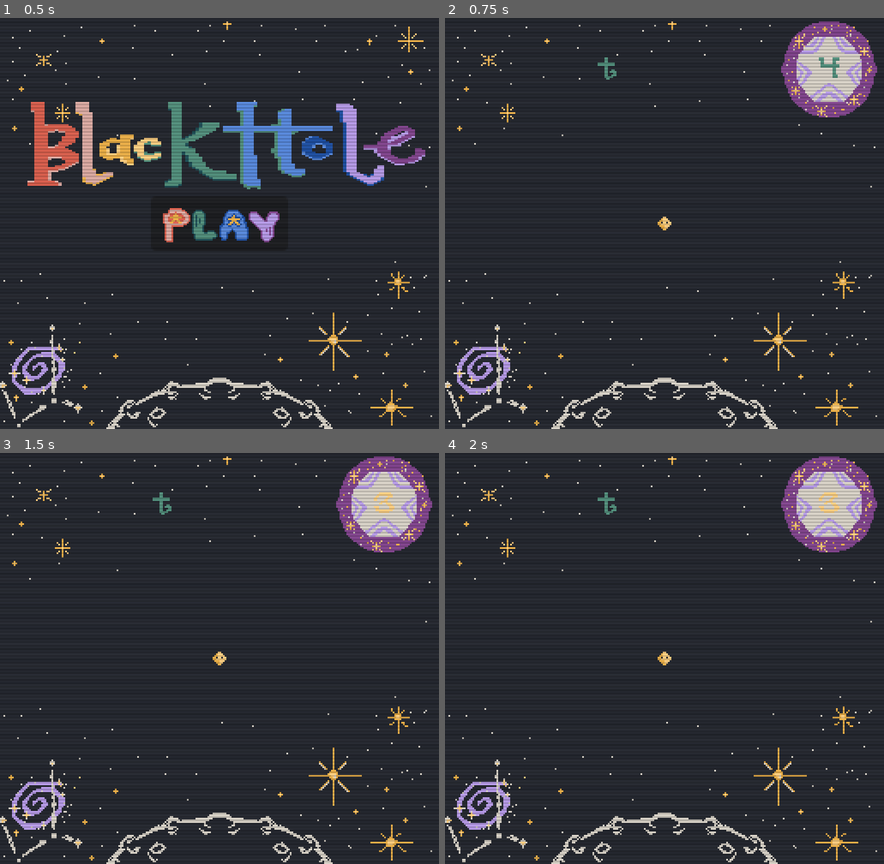
Above: before the commit, frames 1-4 (two rows, left to right).
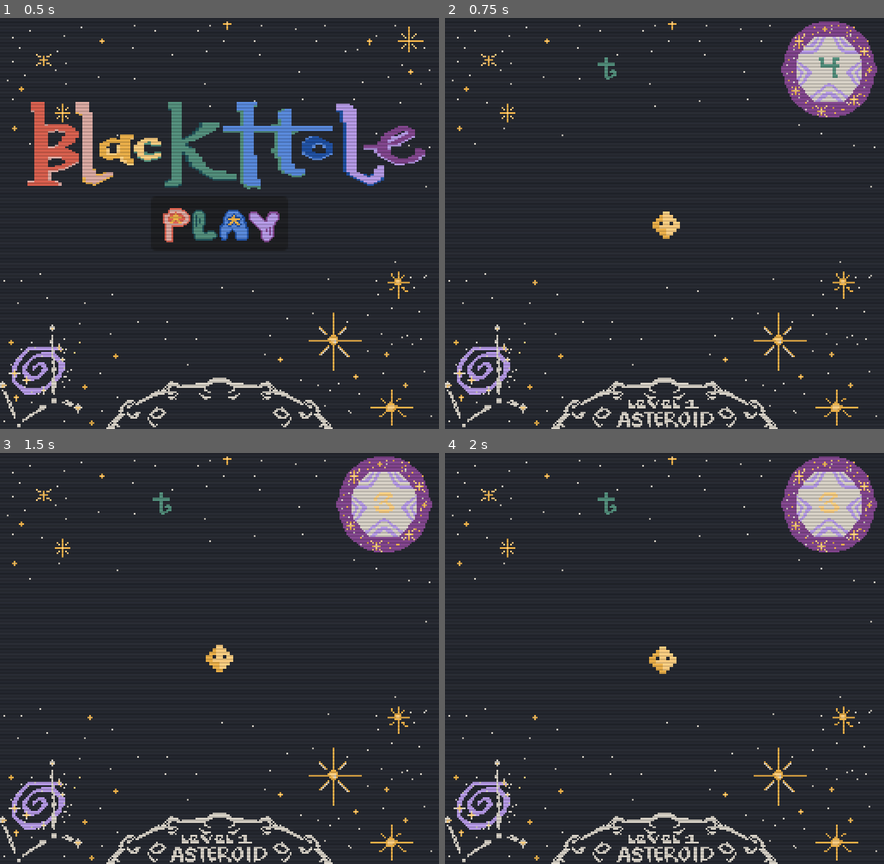
Above: after the commit, the same moments.

Repository: sym-z/melon-jam-24
Game: Godot game, scene res://scenes/main_menu.tscn
The game is run twice, just before and just after one commit, with the same random seed, the same clock (stepped at 60 frames per second) and the same inputs.
Inputs (mouse positions are in pixels of both pictures, inside the frame that each line leads up to):
- Up to frame 1 (0.5 s): no input
- Up to frame 2 (0.75 s): click (664, 223) at 0.5 s
- Up to frame 3 (1.5 s): tap Enter at 1.25 s
- Up to frame 4 (2 s): no input

Frame 1 is identical in both runs. In frame 2, 0.7% of the frame differs, in the area x 19-62%, y 47-100%; in frame 3, 0.8%; in frame 4, 0.8%.

Commit message:
shader work

Diff:
--- a/melon-jam/scenes/game_won.tscn
+++ b/melon-jam/scenes/game_won.tscn
@@ -20,7 +20,7 @@
 grow_vertical = 2
 script = ExtResource("1_66h5x")
 scoreText = NodePath("VBoxContainer/Score Text")
-mistakesText = NodePath("VBoxContainer/Score Text")
+mistakesText = NodePath("VBoxContainer/Mistakes Text")
 
 [node name="TextureRect" type="TextureRect" parent="."]
 use_parent_material = true
--- a/melon-jam/scenes/mass.tscn
+++ b/melon-jam/scenes/mass.tscn
@@ -69,7 +69,6 @@
 
 [node name="Mass" type="Node2D" node_paths=PackedStringArray("sprite", "shape")]
 use_parent_material = true
-scale = Vector2(0.5, 0.5)
 script = ExtResource("1_35tdq")
 sprite = NodePath("AnimatedSprite2D")
 shape = NodePath("Area2D/CollisionShape2D")
--- a/melon-jam/scenes/player.tscn
+++ b/melon-jam/scenes/player.tscn
@@ -1,7 +1,9 @@
-[gd_scene load_steps=19 format=3 uid="uid://do4ad7d6xmg37"]
+[gd_scene load_steps=21 format=3 uid="uid://do4ad7d6xmg37"]
 
 [ext_resource type="Script" path="res://scripts/player.gd" id="1_r5oyr"]
+[ext_resource type="Material" uid="uid://dy7tcheftph1l" path="res://shaders/playerMaterial.tres" id="1_sbqdw"]
 [ext_resource type="Texture2D" uid="uid://ddsotgx3i26kn" path="res://sprites/stardust.png" id="1_thhjq"]
+[ext_resource type="Shader" path="res://shaders/crt-wiggle.gdshader" id="2_fku7x"]
 [ext_resource type="Texture2D" uid="uid://imeme21oiue5" path="res://sprites/asteroid.png" id="2_lipo3"]
 [ext_resource type="Texture2D" uid="uid://brew2swdmbtc0" path="res://sprites/moon.png" id="3_jx7ux"]
 [ext_resource type="Texture2D" uid="uid://dwmqawwhmpeeq" path="res://sprites/pluto.png" id="5_hwauj"]
@@ -18,6 +20,7 @@
 [ext_resource type="Texture2D" uid="uid://ymfgy07evs7r" path="res://sprites/blackhole.png" id="15_x5y2a"]
 
 [sub_resource type="ShaderMaterial" id="ShaderMaterial_koinw"]
+shader = ExtResource("2_fku7x")
 
 [sub_resource type="SpriteFrames" id="SpriteFrames_aqjtg"]
 animations = [{
@@ -70,6 +73,7 @@
 }]
 
 [node name="Player" type="Node2D" node_paths=PackedStringArray("sprite", "shape", "area")]
+material = ExtResource("1_sbqdw")
 script = ExtResource("1_r5oyr")
 sprite = NodePath("AnimatedSprite2D")
 shape = NodePath("Area2D/CollisionShape2D")
@@ -77,7 +81,7 @@
 
 [node name="AnimatedSprite2D" type="AnimatedSprite2D" parent="."]
 material = SubResource("ShaderMaterial_koinw")
-use_parent_material = true
+scale = Vector2(2, 2)
 sprite_frames = SubResource("SpriteFrames_aqjtg")
 frame = 1
 
--- /dev/null
+++ b/melon-jam/scenes/shader-test.tscn
@@ -0,0 +1,71 @@
+[gd_scene load_steps=17 format=3 uid="uid://0m2ev0spar1n"]
+
+[ext_resource type="Material" uid="uid://dy7tcheftph1l" path="res://shaders/playerMaterial.tres" id="1_tnfrr"]
+[ext_resource type="Texture2D" uid="uid://imeme21oiue5" path="res://sprites/asteroid.png" id="2_53bqd"]
+[ext_resource type="Texture2D" uid="uid://ymfgy07evs7r" path="res://sprites/blackhole.png" id="3_k2u1d"]
+[ext_resource type="Texture2D" uid="uid://curwqoyyp2mlo" path="res://sprites/earth.png" id="4_a34v6"]
+[ext_resource type="Texture2D" uid="uid://bwpc3qkv6v0x2" path="res://sprites/jupiter.png" id="5_ejoe7"]
+[ext_resource type="Texture2D" uid="uid://cuf8yjaipa7pv" path="res://sprites/mars.png" id="6_jiwj8"]
+[ext_resource type="Texture2D" uid="uid://vvo4f48xjpnq" path="res://sprites/mercury.png" id="7_ii84a"]
+[ext_resource type="Texture2D" uid="uid://brew2swdmbtc0" path="res://sprites/moon.png" id="8_pd3ln"]
+[ext_resource type="Texture2D" uid="uid://s4cxr3udx4xi" path="res://sprites/neptune.png" id="9_55ov7"]
+[ext_resource type="Texture2D" uid="uid://dwmqawwhmpeeq" path="res://sprites/pluto.png" id="10_iunau"]
+[ext_resource type="Texture2D" uid="uid://d23d1s1ukggx" path="res://sprites/saturn.png" id="11_xt3si"]
+[ext_resource type="Texture2D" uid="uid://ddsotgx3i26kn" path="res://sprites/stardust.png" id="12_mvqt3"]
+[ext_resource type="Texture2D" uid="uid://doh2x1rcq7vry" path="res://sprites/sun.png" id="13_01y4u"]
+[ext_resource type="Texture2D" uid="uid://n2smdxbyf14y" path="res://sprites/uranus.png" id="14_maymu"]
+[ext_resource type="Texture2D" uid="uid://clhd8qrow2py7" path="res://sprites/venus.png" id="15_4n14b"]
+
+[sub_resource type="SpriteFrames" id="SpriteFrames_phpny"]
+animations = [{
+"frames": [{
+"duration": 1.0,
+"texture": ExtResource("2_53bqd")
+}, {
+"duration": 1.0,
+"texture": ExtResource("3_k2u1d")
+}, {
+"duration": 1.0,
+"texture": ExtResource("4_a34v6")
+}, {
+"duration": 1.0,
+"texture": ExtResource("5_ejoe7")
+}, {
+"duration": 1.0,
+"texture": ExtResource("6_jiwj8")
+}, {
+"duration": 1.0,
+"texture": ExtResource("7_ii84a")
+}, {
+"duration": 1.0,
+"texture": ExtResource("8_pd3ln")
+}, {
+"duration": 1.0,
+"texture": ExtResource("9_55ov7")
+}, {
+"duration": 1.0,
+"texture": ExtResource("10_iunau")
+}, {
+"duration": 1.0,
+"texture": ExtResource("11_xt3si")
+}, {
+"duration": 1.0,
+"texture": ExtResource("12_mvqt3")
+}, {
+"duration": 1.0,
+"texture": ExtResource("13_01y4u")
+}, {
+"duration": 1.0,
+"texture": ExtResource("14_maymu")
+}, {
+"duration": 1.0,
+"texture": ExtResource("15_4n14b")
+}],
+"loop": true,
+"name": &"default",
+"speed": 5.0
+}]
+
+[node name="Anim Sprit" type="AnimatedSprite2D"]
+material = ExtResource("1_tnfrr")
+sprite_frames = SubResource("SpriteFrames_phpny")
--- a/melon-jam/scenes/typing.tscn
+++ b/melon-jam/scenes/typing.tscn
@@ -1,11 +1,14 @@
-[gd_scene load_steps=12 format=3 uid="uid://d26xtoi1mi5r7"]
+[gd_scene load_steps=30 format=3 uid="uid://d26xtoi1mi5r7"]
 
 [ext_resource type="Script" path="res://scripts/typing.gd" id="1_7fg4x"]
 [ext_resource type="Texture2D" uid="uid://djrloiynnrhvq" path="res://sprites/maintitlebackground.png" id="3_mrnyc"]
 [ext_resource type="PackedScene" uid="uid://do4ad7d6xmg37" path="res://scenes/player.tscn" id="4_mwn3l"]
+[ext_resource type="Shader" path="res://shaders/crt-wiggle.gdshader" id="5_0osbp"]
 [ext_resource type="Shader" path="res://shaders/crt.gdshader" id="6_f1k2r"]
 [ext_resource type="Texture2D" uid="uid://ysw0xiqt33ic" path="res://sprites/timer-remodel.png" id="6_ugwpl"]
 [ext_resource type="FontFile" uid="uid://bn2t1ab8msu7s" path="res://fonts/font.png" id="7_cp658"]
+[ext_resource type="Material" uid="uid://b6aswbdwmdae" path="res://shaders/LevelLabelShader.tres" id="8_ws780"]
+[ext_resource type="Texture2D" uid="uid://c8rubfsscgiia" path="res://sprites/level-labels.png" id="9_ea7f4"]
 
 [sub_resource type="ShaderMaterial" id="ShaderMaterial_at7qc"]
 shader = ExtResource("6_f1k2r")
@@ -21,6 +24,108 @@
 
 [sub_resource type="RectangleShape2D" id="RectangleShape2D_8ea6j"]
 size = Vector2(218, 48)
+
+[sub_resource type="ShaderMaterial" id="ShaderMaterial_3en3d"]
+shader = ExtResource("5_0osbp")
+
+[sub_resource type="AtlasTexture" id="AtlasTexture_dding"]
+atlas = ExtResource("9_ea7f4")
+region = Rect2(0, 0, 60, 16)
+
+[sub_resource type="AtlasTexture" id="AtlasTexture_n36xe"]
+atlas = ExtResource("9_ea7f4")
+region = Rect2(60, 0, 60, 16)
+
+[sub_resource type="AtlasTexture" id="AtlasTexture_f4it0"]
+atlas = ExtResource("9_ea7f4")
+region = Rect2(120, 0, 60, 16)
+
+[sub_resource type="AtlasTexture" id="AtlasTexture_qojmx"]
+atlas = ExtResource("9_ea7f4")
+region = Rect2(180, 0, 60, 16)
+
+[sub_resource type="AtlasTexture" id="AtlasTexture_thp1o"]
+atlas = ExtResource("9_ea7f4")
+region = Rect2(240, 0, 60, 16)
+
+[sub_resource type="AtlasTexture" id="AtlasTexture_hxfc3"]
+atlas = ExtResource("9_ea7f4")
+region = Rect2(300, 0, 60, 16)
+
+[sub_resource type="AtlasTexture" id="AtlasTexture_683ml"]
+atlas = ExtResource("9_ea7f4")
+region = Rect2(360, 0, 60, 16)
+
+[sub_resource type="AtlasTexture" id="AtlasTexture_wvcpt"]
+atlas = ExtResource("9_ea7f4")
+region = Rect2(420, 0, 60, 16)
+
+[sub_resource type="AtlasTexture" id="AtlasTexture_xwev3"]
+atlas = ExtResource("9_ea7f4")
+region = Rect2(480, 0, 60, 16)
+
+[sub_resource type="AtlasTexture" id="AtlasTexture_aq2c4"]
+atlas = ExtResource("9_ea7f4")
+region = Rect2(540, 0, 60, 16)
+
+[sub_resource type="AtlasTexture" id="AtlasTexture_w44jd"]
+atlas = ExtResource("9_ea7f4")
+region = Rect2(600, 0, 60, 16)
+
+[sub_resource type="AtlasTexture" id="AtlasTexture_ijur6"]
+atlas = ExtResource("9_ea7f4")
+region = Rect2(660, 0, 60, 16)
+
+[sub_resource type="AtlasTexture" id="AtlasTexture_msjf3"]
+atlas = ExtResource("9_ea7f4")
+region = Rect2(720, 0, 60, 16)
+
+[sub_resource type="SpriteFrames" id="SpriteFrames_fncjp"]
+animations = [{
+"frames": [{
+"duration": 1.0,
+"texture": SubResource("AtlasTexture_dding")
+}, {
+"duration": 1.0,
+"texture": SubResource("AtlasTexture_n36xe")
+}, {
+"duration": 1.0,
+"texture": SubResource("AtlasTexture_f4it0")
+}, {
+"duration": 1.0,
+"texture": SubResource("AtlasTexture_qojmx")
+}, {
+"duration": 1.0,
+"texture": SubResource("AtlasTexture_thp1o")
+}, {
+"duration": 1.0,
+"texture": SubResource("AtlasTexture_hxfc3")
+}, {
+"duration": 1.0,
+"texture": SubResource("AtlasTexture_683ml")
+}, {
+"duration": 1.0,
+"texture": SubResource("AtlasTexture_wvcpt")
+}, {
+"duration": 1.0,
+"texture": SubResource("AtlasTexture_xwev3")
+}, {
+"duration": 1.0,
+"texture": SubResource("AtlasTexture_aq2c4")
+}, {
+"duration": 1.0,
+"texture": SubResource("AtlasTexture_w44jd")
+}, {
+"duration": 1.0,
+"texture": SubResource("AtlasTexture_ijur6")
+}, {
+"duration": 1.0,
+"texture": SubResource("AtlasTexture_msjf3")
+}],
+"loop": true,
+"name": &"default",
+"speed": 5.0
+}]
 
 [node name="Typing" type="Node2D" node_paths=PackedStringArray("player", "massParent", "uiParent", "wordContainer", "timerLabel", "timerOverlay", "westSpawnZone", "northSpawnZone", "eastSpawnZone", "southSpawnZone", "wordLabel", "timer", "timeLabel")]
 material = SubResource("ShaderMaterial_at7qc")
@@ -88,7 +193,7 @@
 shape = SubResource("RectangleShape2D_8ea6j")
 
 [node name="Player" parent="." instance=ExtResource("4_mwn3l")]
-use_parent_material = true
+material = SubResource("ShaderMaterial_3en3d")
 position = Vector2(128, 120)
 
 [node name="UI" type="Control" parent="."]
@@ -149,4 +254,9 @@
 [node name="Timer" type="Timer" parent="."]
 one_shot = true
 
+[node name="Level Labels" type="AnimatedSprite2D" parent="."]
+material = ExtResource("8_ws780")
+position = Vector2(128, 231)
+sprite_frames = SubResource("SpriteFrames_fncjp")
+
 [connection signal="timeout" from="Timer" to="." method="_on_timer_timeout"]
--- /dev/null
+++ b/melon-jam/shaders/LevelLabelShader.tres
@@ -0,0 +1,6 @@
+[gd_resource type="ShaderMaterial" load_steps=2 format=3 uid="uid://b6aswbdwmdae"]
+
+[ext_resource type="Shader" path="res://shaders/label-wiggle.gdshader" id="1_4k8ko"]
+
+[resource]
+shader = ExtResource("1_4k8ko")
--- /dev/null
+++ b/melon-jam/shaders/crt-wiggle.gdshader
@@ -0,0 +1,28 @@
+shader_type canvas_item;
+
+void vertex() {
+
+	VERTEX.x += cos(TIME);
+	VERTEX.y+= abs(cos(TIME));
+	/*
+	if (int(TIME/1.5) % 2 == 0)
+	{
+		VERTEX *= 1.1;
+	}
+	else
+	{
+	}*/
+}
+
+void fragment() {
+	float scanLineStrength = 0.85;
+	float bandingStrength = 0.012;
+	float wave = cos(FRAGCOORD.y + TIME);
+	// Static Scanline
+	if(int(FRAGCOORD.y) % 2 == 0)
+	{
+		COLOR.rgb *= scanLineStrength;
+	}
+	// Wave of banding
+	COLOR.rgb += wave*bandingStrength;
+}
--- a/melon-jam/shaders/hit.gdshader
+++ b/melon-jam/shaders/hit.gdshader
@@ -1,6 +1,15 @@
 shader_type canvas_item;
 
 void vertex() {
+	float speed = 1.22;
+	float dist = 2.0;
+	float wiggle_x = dist*cos(TIME*speed);
+	float wiggle_y = wiggle_x;
+	float shiver_intensity = 10.0;
+	if (int(wiggle_x * shiver_intensity)%2==0){
+		wiggle_x = -wiggle_x;
+	}
+	VERTEX += vec2(wiggle_x,wiggle_y);
 }
 
 void fragment() {
--- /dev/null
+++ b/melon-jam/shaders/label-wiggle.gdshader
@@ -0,0 +1,23 @@
+shader_type canvas_item;
+
+void vertex() {
+	float ossSpeed = 2.0;
+	float moveSpeed = 0.3;
+	float amount = cos(TIME*ossSpeed)*moveSpeed;
+	VERTEX.x += amount*2.0;
+	VERTEX.y += abs(amount);
+
+}
+
+void fragment() {
+	float scanLineStrength = 0.85;
+	float bandingStrength = 0.012;
+	float wave = cos(FRAGCOORD.y + TIME);
+	// Static Scanline
+	if(int(FRAGCOORD.y) % 2 == 0)
+	{
+		COLOR.rgb *= scanLineStrength;
+	}
+	// Wave of banding
+	COLOR.rgb += wave*bandingStrength;
+}
--- /dev/null
+++ b/melon-jam/shaders/playerMaterial.tres
@@ -0,0 +1,6 @@
+[gd_resource type="ShaderMaterial" load_steps=2 format=3 uid="uid://dy7tcheftph1l"]
+
+[ext_resource type="Shader" path="res://shaders/crt-wiggle.gdshader" id="1_132d1"]
+
+[resource]
+shader = ExtResource("1_132d1")
Not shown, added: melon-jam/sprites/level-labels.png.import
